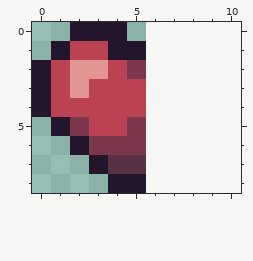
Pixel-art sprite: img/health/halfRedHeart.png. Above is the file before it was changed.
The file is 6x9 pixels. The old version is drawn lined up with the new one, on the new canvas.
The result:
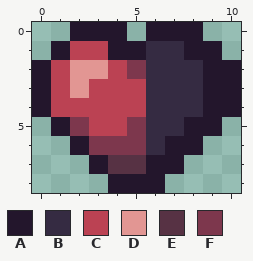
Palette (. is transparent): A #23162c  B #352b42  C #bb4253  D #e29693  E #573244  F #7d374d
Change:
canvas 6x9 -> 11x9
@@ x 4..10 @@
-0 A......
-1 AA.....
-2 CF.....
-3 CC.....
-4 CC.....
-5 CF.....
-6 FF.....
-7 EE.....
-8 AA.....
+0 A.AAA..
+1 AABBAA.
+2 CFBBBAA
+3 CCBBBAA
+4 CCBBBAA
+5 CFBBAA.
+6 FFBAA..
+7 EEAA...
+8 AAA....
Where, in picture pixels (left, top, right, bottom), the same in both pictures:
added: (146, 22, 241, 193)
